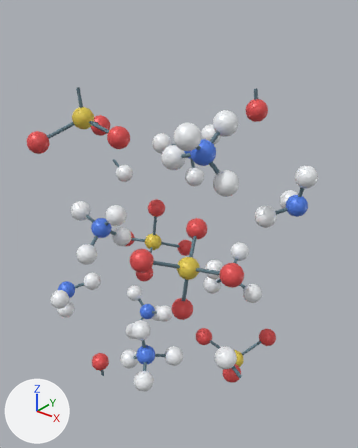
One commit to the glTF model ChemDex/assets/periodic-table/crystals/chat-ammonium-sulfate.glb: the scene before it, then after it.
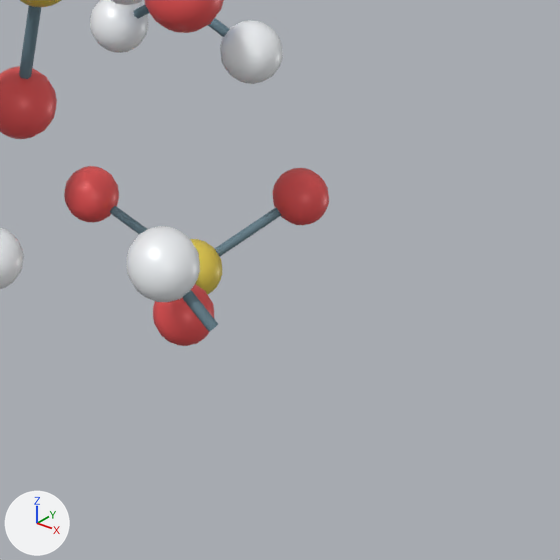
The first picture shows the older version from a camera (50 mm lens) standing at (9.23, -10.95, 7.99) and looking at (0.02, 0.55, 0.86). The close-ups show the older and then the newer version on the part from 49% to 97% of the width and 62% to 100% of the height of that picture. Only the edits that show in the close-ups are written down. The lights are fixed; the arrows at lower left show +X, +Y and +Z.

The scene before the commit, as lines of its bpy script (objects in view):
```python
ob_mesh_4_037 = bpy.data.objects.new('Mesh_4.037', me_mesh_4)
ob_mesh_4_037.parent = ob_node_61
ob_mesh_4_037.location = (2.0, -1.498, 5.186)
ob_mesh_4_037.rotation_euler = (0.0, 0.139, 0.0)  # degrees (0, 8, 0)
ob_mesh_4_037.scale = (0.055, 0.055, 1.47)
ob_mesh_4_038 = bpy.data.objects.new('Mesh_4.038', me_mesh_4)
ob_mesh_4_038.parent = ob_node_61
ob_mesh_4_038.location = (5.572, -3.892, 6.458)
ob_mesh_4_038.rotation_euler = (-1.136, -0.437, 0.282)  # degrees (-65, -25, 16)
ob_mesh_4_038.scale = (0.055, 0.055, 1.47)
ob_mesh_4_039 = bpy.data.objects.new('Mesh_4.039', me_mesh_4)
ob_mesh_4_039.parent = ob_node_61
ob_mesh_4_039.location = (6.594, -4.495, 6.34)
ob_mesh_4_039.rotation_euler = (0.0, 1.347, 0.0)  # degrees (0, 77, 0)
ob_mesh_4_039.scale = (0.055, 0.055, 1.46)
ob_mesh_4_040 = bpy.data.objects.new('Mesh_4.040', me_mesh_4)
ob_mesh_4_040.parent = ob_node_61
ob_mesh_4_040.location = (5.782, -4.495, 5.45)
ob_mesh_4_040.rotation_euler = (0.0, -3.003, 0.0)  # degrees (0, -172, 0)
ob_mesh_4_040.scale = (0.055, 0.055, 1.47)
ob_mesh_4_046 = bpy.data.objects.new('Mesh_4.046', me_mesh_4)
ob_mesh_4_046.parent = ob_node_61
ob_mesh_4_046.location = (1.932, -4.495, 10.21)
ob_mesh_4_046.rotation_euler = (0.0, -0.139, 0.0)  # degrees (0, -8, 0)
ob_mesh_4_046.scale = (0.055, 0.055, 0.868)
ob_mesh_4_049 = bpy.data.objects.new('Mesh_4.049', me_mesh_4)
ob_mesh_4_049.parent = ob_node_61
ob_mesh_4_049.location = (5.079, -1.498, 1.022)
ob_mesh_4_049.rotation_euler = (0.0, -1.347, 0.0)  # degrees (0, -77, 0)
ob_mesh_4_049.scale = (0.055, 0.055, 1.46)
ob_mesh_4_051 = bpy.data.objects.new('Mesh_4.051', me_mesh_4)
ob_mesh_4_051.parent = ob_node_61
ob_mesh_4_051.location = (6.101, -0.895, 1.14)
ob_mesh_4_051.rotation_euler = (-1.136, 0.437, -0.282)  # degrees (-65, 25, -16)
ob_mesh_4_051.scale = (0.055, 0.055, 1.47)
ob_s___s___1_003 = bpy.data.objects.new('S · S · 1.003', me_mesh_2)
ob_s___s___1_003.parent = ob_nh4_2so4___298_k
ob_s___s___1_003.location = (5.79, -1.498, 0.859)
# also in view: 'O1 · O · 1.001' at (3.41, -1.5, 1.18); 'O3 · O · 1.005' at (2.52, 2.7, -3.9); 'H1 · H · 1' at (2.41, 1.5, -1.36); 'O2 · O · 1.001' at (1.79, -1.5, -0.59); 'O3 · O · 1.004' at (2.52, 0.29, -3.9)
```
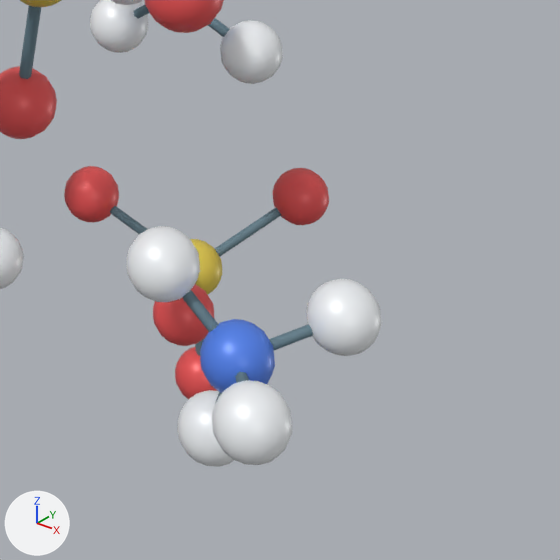
Boxes [x1, y1, x2, y2] around the edits, measured in the close-ups (560 x 560 px):
'H6 · H · 1.011', added: after [212, 380, 293, 465]
'H6 · H · 1.010', added: after [306, 279, 382, 356]
'N2 · N · 1.005', added (blue): after [200, 319, 275, 393]
'H5 · H · 1.005', added: after [178, 390, 234, 467]
'O2 · O · 1.005', added (red): after [175, 347, 218, 399]
'Mesh_4.040', moved, turned (not visible afterwards): before [19, 6, 41, 79]
'Mesh_4.046', moved, turned, rescaled (not visible before): after [19, 6, 41, 79]
'Mesh_4.051', moved, turned (not visible afterwards): before [215, 208, 281, 257]
'Mesh_4.037', moved, turned, rescaled (not visible before): after [269, 324, 313, 350]
'Mesh_4.049', moved, turned (not visible afterwards): before [110, 206, 148, 234]
'Mesh_4.039', moved, turned, rescaled (not visible before): after [235, 372, 249, 382]
'Mesh_4.052', added (mostly hidden): after [195, 338, 205, 355]
'Mesh_4.038', moved, rescaled (not visible before): after [215, 392, 222, 403]

The change, as a list of edits to the scene's bpy script:
```text
Change ob_mesh_4_037:
    ob_mesh_4_037.location: (2.0, -1.498, 5.186) -> (8.324, -4.117, 3.26)
    ob_mesh_4_037.rotation_euler: (0.0, 0.139, 0.0) -> (-1.258, 0.632, -0.467)  # degrees (0, 8, 0) -> degrees (-72, 36, -27)
    ob_mesh_4_037.scale: (0.055, 0.055, 1.47) -> (0.055, 0.055, 0.984)
Change ob_mesh_4_038:
    ob_mesh_4_038.location: (5.572, -3.892, 6.458) -> (7.943, -4.495, 2.675)
    ob_mesh_4_038.scale: (0.055, 0.055, 1.47) -> (0.055, 0.055, 0.943)
Change ob_mesh_4_039:
    ob_mesh_4_039.location: (6.594, -4.495, 6.34) -> (8.324, -4.872, 3.26)
    ob_mesh_4_039.rotation_euler: (0.0, 1.347, 0.0) -> (1.258, 0.632, 0.467)  # degrees (0, 77, 0) -> degrees (72, 36, 27)
    ob_mesh_4_039.scale: (0.055, 0.055, 1.46) -> (0.055, 0.055, 0.984)
Change ob_mesh_4_040:
    ob_mesh_4_040.location: (5.782, -4.495, 5.45) -> (2.21, -0.895, 4.178)
    ob_mesh_4_040.rotation_euler: (0.0, -3.003, 0.0) -> (-2.006, 0.437, -0.671)  # degrees (0, -172, 0) -> degrees (-115, 25, -38)
Change ob_mesh_4_046:
    ob_mesh_4_046.location: (1.932, -4.495, 10.21) -> (5.782, -4.495, 5.45)
    ob_mesh_4_046.rotation_euler: (0.0, -0.139, 0.0) -> (0.0, -3.003, 0.0)  # degrees (0, -8, 0) -> degrees (0, -172, 0)
    ob_mesh_4_046.scale: (0.055, 0.055, 0.868) -> (0.055, 0.055, 1.47)
Change ob_mesh_4_049:
    ob_mesh_4_049.location: (5.079, -1.498, 1.022) -> (2.703, -4.495, 9.614)
    ob_mesh_4_049.rotation_euler: (0.0, -1.347, 0.0) -> (0.0, 1.795, 0.0)  # degrees (0, -77, 0) -> degrees (0, 103, 0)
Change ob_mesh_4_051:
    ob_mesh_4_051.location: (6.101, -0.895, 1.14) -> (1.891, -4.495, 10.5)
    ob_mesh_4_051.rotation_euler: (-1.136, 0.437, -0.282) -> (0.0, -0.139, 0.0)  # degrees (-65, 25, -16) -> degrees (0, -8, 0)
Add ob_mesh_4_052:
    ob_mesh_4_052 = bpy.data.objects.new('Mesh_4.052', me_mesh_4)
    ob_mesh_4_052.parent = ob_node_61
    ob_mesh_4_052.location = (5.891, -1.498, 0.132)
    ob_mesh_4_052.rotation_euler = (0.0, 3.003, 0.0)  # degrees (0, 172, 0)
    ob_mesh_4_052.scale = (0.055, 0.055, 1.47)
Add ob_o2___o___1_005:
    ob_o2___o___1_005 = bpy.data.objects.new('O2 · O · 1.005', me_mesh_3)
    ob_o2___o___1_005.parent = ob_nh4_2so4___298_k
    ob_o2___o___1_005.location = (5.993, -1.498, -0.595)
Add ob_h6___h___1_011:
    ob_h6___h___1_011 = bpy.data.objects.new('H6 · H · 1.011', me_mesh_1)
    ob_h6___h___1_011.parent = ob_nh4_2so4___298_k
    ob_h6___h___1_011.location = (8.615, -5.25, 3.382)
Add ob_h5___h___1_005:
    ob_h5___h___1_005 = bpy.data.objects.new('H5 · H · 1.005', me_mesh_1)
    ob_h5___h___1_005.parent = ob_nh4_2so4___298_k
    ob_h5___h___1_005.location = (7.852, -4.495, 2.212)
Add ob_h6___h___1_010:
    ob_h6___h___1_010 = bpy.data.objects.new('H6 · H · 1.010', me_mesh_1)
    ob_h6___h___1_010.parent = ob_nh4_2so4___298_k
    ob_h6___h___1_010.location = (8.615, -3.74, 3.382)
Add ob_n2___n___1_005:
    ob_n2___n___1_005 = bpy.data.objects.new('N2 · N · 1.005', me_mesh_0)
    ob_n2___n___1_005.parent = ob_nh4_2so4___298_k
    ob_n2___n___1_005.location = (8.033, -4.495, 3.138)
```
